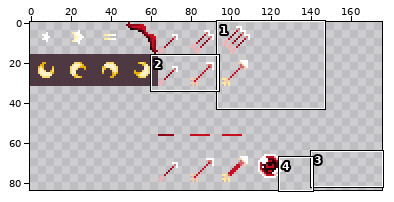
Edited in one commit: pixel-art file (Leore/Content/projectiles.aseprite). Above: a wide view before the commit, with the close-up outlined.
Close-up. Earlier state:
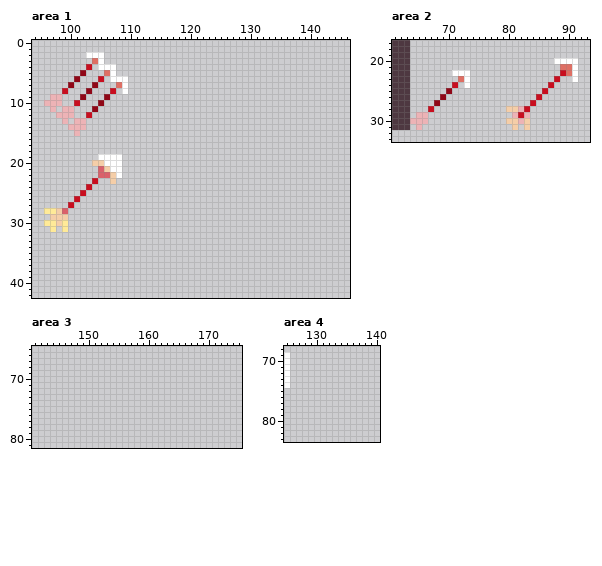
176x128 pixels, 1 frame. Shown: area 1: x 94..146, y 0..42; area 2: x 61..93, y 17..33; area 3: x 141..175, y 65..81; area 4: x 125..140, y 68..83. The wide view leaves out empty margins.
Once edited:
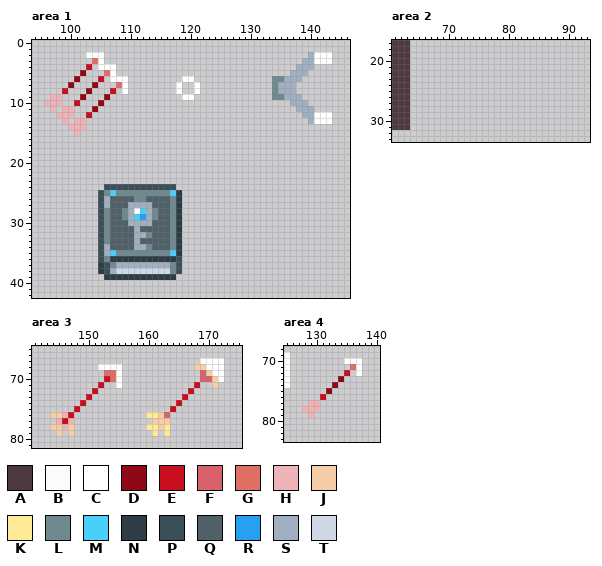
Palette (. is transparent): A #4e3841  B #ffffffef  C #ffffff  D #900717  E #c80e1f  F #da606a  G #df6f64  H #edb3b6  J #f5cea8  K #ffea98  L #708890  M #48d0f8  N #2d3d45  P #3c4e58  Q #506068  R #28a0f0  S #a0b0c0  T #d0d8e8
The edit:
Changed rows in their new state; - is an unchanged pixel.
Area 1:
first column x 118:
 2 ----------------------SCCC
 3 ---------------------SSCCC
 4 --------------------SSS---
 5 -------------------SSS----
 6 -CC-------------LLSSS-----
 7 C--C------------LSSS------
 8 C--C------------LSSS------
 9 -CC-------------LLSSS-----
10 -------------------SSS----
11 --------------------SSS---
12 ---------------------SSCCC
13 ----------------------SCCC
first column x 96:
19 ---------....----------
20 --------.....----------
21 ---------....----------
22 ---------....----------
23 --------.--.-----------
24 -------.--PPPPPPPPPPPP-
25 ------.--PLMLLLLLLLLLMN
26 -----.---PSQQQQLLQQQQLN
27 ----.----PSQQQSSSSQQQLN
28 ....-----PLQQLSCMSLQQLN
29 -...-----PLQQLSMRSLQQLN
30 ....-----PLQQQSSSSQQQLN
31 -.-.-----PLQQQQSQQQQQLN
32 ---------PLQQQQSSLQQQLN
33 ---------PLQQQQSQQQQQLN
34 ---------PSQQQQSSLQQQLN
35 ---------PSMLLLLLLLLLMN
36 ---------PLNNNNNNNNNNNP
37 ---------NPLSSSSSSSSSLP
38 ---------NPSTTTTTTTTTLP
39 ----------NNNNNNNNNNNN-
Area 2:
first column x 64:
20 ------------------------....
21 -------------------------...
22 -------...---------------...
23 --------..--------------.--.
24 -------.-.-------------.----
25 ------.---------------.-----
26 -----.---------------.------
27 ----.---------------.-------
28 ---.------------....--------
29 -..--------------...--------
30 ...-------------....--------
31 -.---------------.-.--------
Area 3:
first column x 144:
67 -------------------------CCCC
68 --------CCCC------------JJCCC
69 ---------GGC-------------FJCC
70 ---------EGC-------------FFJC
71 --------E--C------------E--J-
72 -------E---------------E-----
73 ------E---------------E------
74 -----E---------------E-------
75 ----E---------------E--------
76 JJHE------------KKJF---------
77 -HEH-------------JJJ---------
78 JJHJ------------KKJK---------
79 -J-J-------------K-K---------
Area 4:
first column x 128:
70 -------CCC
71 --------GC
72 -------E-C
73 ------D---
74 -----D----
75 ----D-----
76 ---E------
77 -HH-------
78 HHH-------
79 -H--------
Boxes around the changes in both close-ups, in picture pixels (x1, y1, x2, y2):
added: (272, 52, 332, 124)
added: (176, 76, 200, 100)
changed: (44, 154, 182, 280)
erased: (506, 58, 578, 130)
erased: (410, 70, 470, 130)
added: (146, 358, 224, 436)
added: (50, 364, 122, 436)
added: (302, 358, 362, 418)
